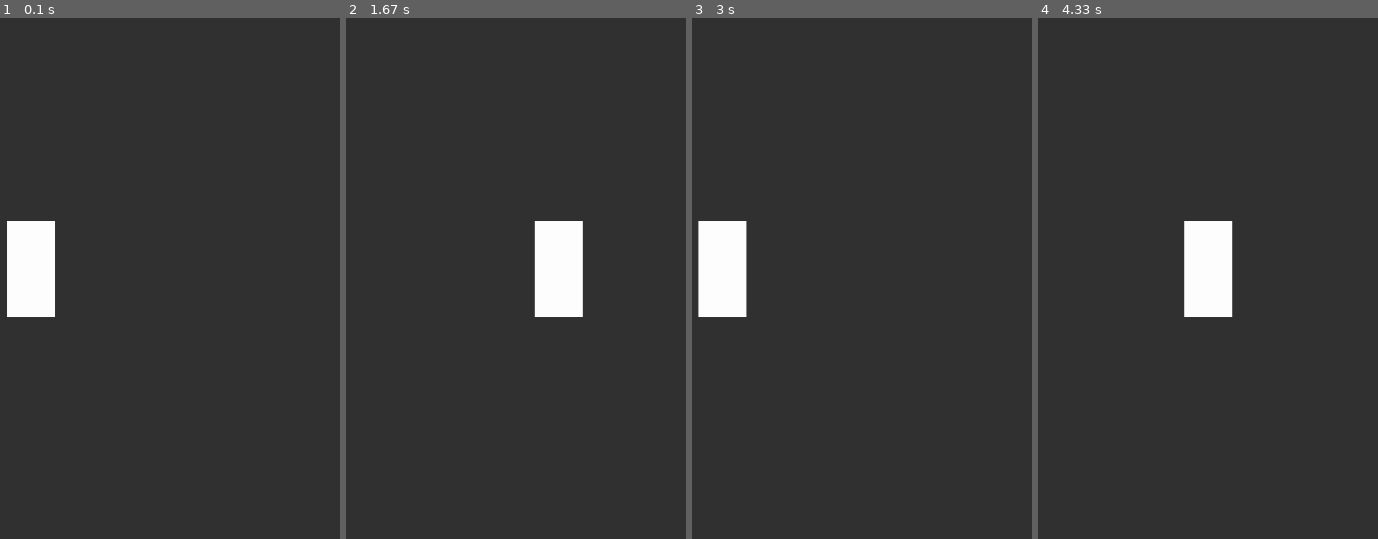
Above: before the commit, frames 1-4 (left to right).
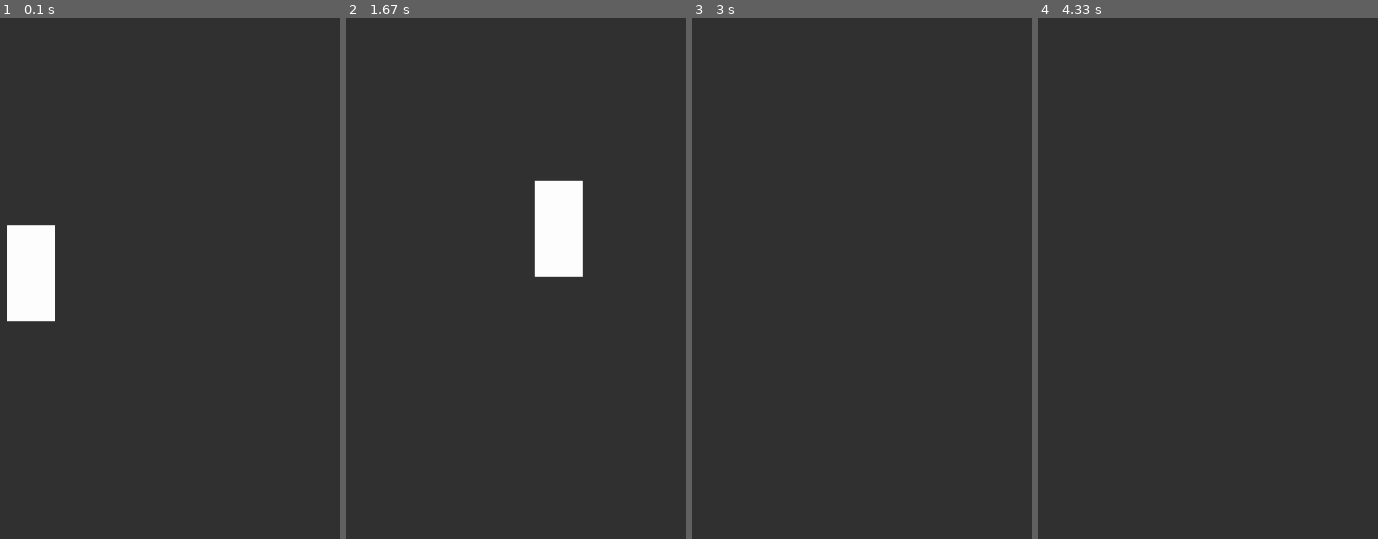
Above: after the commit, the same moments.

Repository: z4okolatka/PyGame-project
Game: pygame game, started from main.py
Two runs of this game, one before a commit and one after it. Both use one fixed random seed, a clock stepped at 60 frames per second and the inputs below.
Inputs:
- Up to frame 1 (0.1 s): no input
- Up to frame 2 (1.67 s): hold D 0.33-0.8 s; hold D 0.83-1.3 s; tap Space at 0.9, 1.2, 1.4 s; hold A from 1.33 s (still down)
- Up to frame 3 (3 s): tap Space at 1.7, 1.97, 2.27 s; release A at 1.87 s; hold A 1.9-2.3 s
- Up to frame 4 (4.33 s): hold D 3.5-3.97 s; tap Space at 3.57, 3.87 s

The runs differ from the first frame. In frame 1, 0.3% of the frame differs, in the area x 2-17%, y 38-59%; in frame 2, 2.3%; in frame 3, 2.7%, in the area x 1-17%, y 38-58%; in frame 4, 2.7%.

Commit message:
player vertical movement beta

Diff:
--- a/src/classes/player.py
+++ b/src/classes/player.py
@@ -31,6 +31,10 @@
         self.max_horizontal_speed = settings.PLAYER_MAX_HORIZONTAL_SPEED
         self.horizontal_acceleration = settings.PLAYER_HORIZONTAL_ACCELERATION
 
+        self.max_vertical_speed = settings.PLAYER_MAX_VERTICAL_SPEED
+        self.vertical_acceleration = settings.PLAYER_VERTICAL_ACCELERATION
+        self.jump_speed = settings.PLAYER_JUMP_SPEED
+
         # attributes
         self._lastKeyboard = pg.key.get_pressed()
 
@@ -39,28 +43,34 @@
         return (not self._lastKeyboard[key]) and pressed[key]
 
     def update(self):
-        self.horizontal_movement()
+        kb = pg.key.get_pressed()
+
+        self.horizontal_movement(kb)
         self.normalize_horizontal_speed()
-        self.rounding_cords()
+        self.move_x()
 
-    def horizontal_movement(self):
-        # keyboard input
-        keyboard = pg.key.get_pressed()
+        self.vertical_movement(kb)
+        self.normalize_vertical_speed()
+        self.move_y()
 
+        self._lastKeyboard = kb
+
+    def horizontal_movement(self, keyboard):
         if self.keydown(pg.K_d, keyboard) or self.keydown(pg.K_a, keyboard):
             self.vx = 0
         if keyboard[pg.K_d]:
-            self.vx += self.horizontal_acceleration * self.max_horizontal_speed * self.game.deltatime
+            self.vx += self.horizontal_acceleration * self.game.deltatime
         if keyboard[pg.K_a]:
-            self.vx -= self.horizontal_acceleration * self.max_horizontal_speed * self.game.deltatime
+            self.vx -= self.horizontal_acceleration * self.game.deltatime
         if not keyboard[pg.K_a] and not keyboard[pg.K_d] and self.vx:
             if self.vx < 0:
-                self.vx += self.horizontal_acceleration * self.max_horizontal_speed * self.game.deltatime
+                self.vx += self.horizontal_acceleration * self.game.deltatime
             else:
-                self.vx -= self.horizontal_acceleration * self.max_horizontal_speed * self.game.deltatime
+                self.vx -= self.horizontal_acceleration * self.game.deltatime
             if abs(self.vx) < 1:
                 self.vx = 0
-        self._lastKeyboard = keyboard
+
+        self.rect.x = self.x
 
     def normalize_horizontal_speed(self):
         if abs(self.vx) >= self.max_horizontal_speed * self.game.deltatime:
@@ -68,9 +78,22 @@
             self.vx *= self.max_horizontal_speed * self.game.deltatime
         self.x += self.vx
 
-    def rounding_cords(self):
-        self.rect.x = round(self.x)
-        self.rect.y = round(self.y)
+    def move_x(self):
+        self.rect.x = self.x
+
+    def vertical_movement(self, keyboard):
+        self.vy += self.vertical_acceleration
+        if self.keydown(pg.K_SPACE, keyboard):
+            self.vy = self.jump_speed * -1
+
+    def normalize_vertical_speed(self):
+        if abs(self.vy) >= self.max_vertical_speed * self.game.deltatime:
+            self.vy /= abs(self.vy)
+            self.vy *= self.max_vertical_speed * self.game.deltatime
+        self.y += self.vy
+
+    def move_y(self):
+        self.rect.y = self.y
 
     def draw(self, surface):
         surface.blit(self.image, self.rect)
--- a/src/setting.py
+++ b/src/setting.py
@@ -6,4 +6,8 @@
 
 # movement (px / sec)
 PLAYER_MAX_HORIZONTAL_SPEED = 500
-PLAYER_HORIZONTAL_ACCELERATION = .3
+PLAYER_HORIZONTAL_ACCELERATION = .3 * PLAYER_MAX_HORIZONTAL_SPEED
+
+PLAYER_MAX_VERTICAL_SPEED = 1000
+PLAYER_VERTICAL_ACCELERATION = 0.1
+PLAYER_JUMP_SPEED = 600
